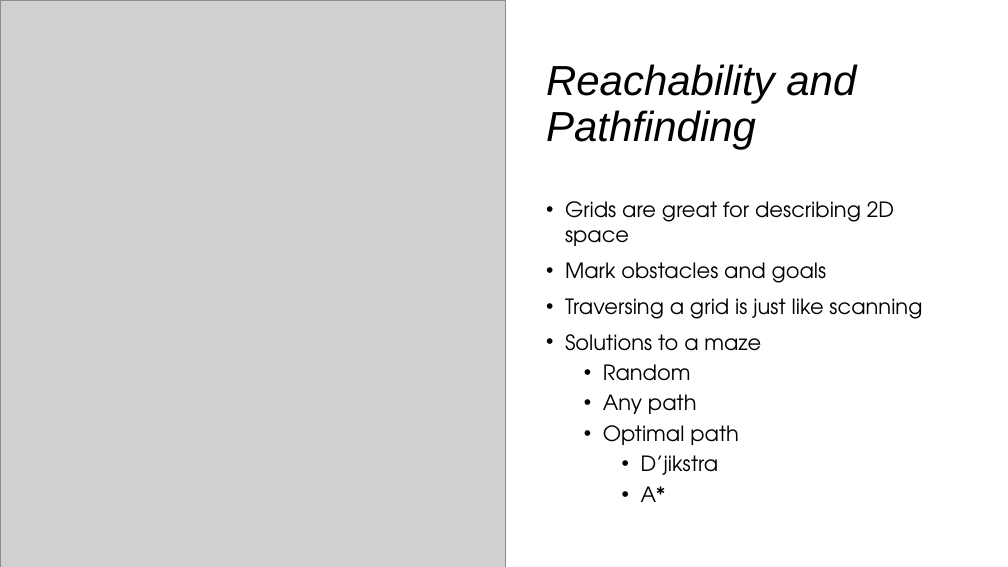
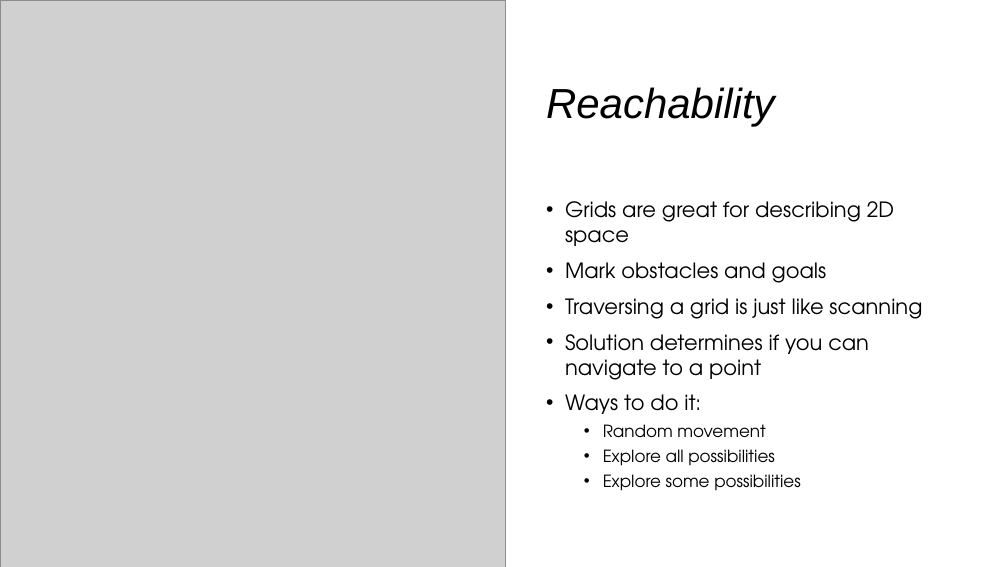
Before and after one commit to areddish/python_grids, a slide deck: slide 23 of Presentation.pptx (slide 22 before the commit). Drawn at 1008x567 pixels with LibreOffice and Linux fonts; fonts in the diff are those of the drawing; grey boxes stand for pictures. Boxes give left, top, right and bottom in pixels: in the first picture for what was removed or moved away, otherwise in the second. Text is boxed around its words. In the diff, an @@ line names an element or a change of style, - is before the commit and + after.

Commit message:
Update presentation

```diff
--- a/Presentation.pptx
+++ b/Presentation.pptx
@@ title at [546,87,775,126]: text changed @@
-Reachability and Pathfinding
+Reachability
@@ text at [565,334,869,491]: text changed; size 20 to 16 pt @@
-• Solutions to a maze
-  • Random
-  • Any path
-  • Optimal path
-    • D’jikstra
-    • A*
+• Solution determines if you can navigate to a point
+• Ways to do it:
+  • Random movement
+  • Explore all possibilities
+  • Explore some possibilities
```
Also in this commit, not shown: 4 other slides changed, 3 slides added, 1 slide removed.
